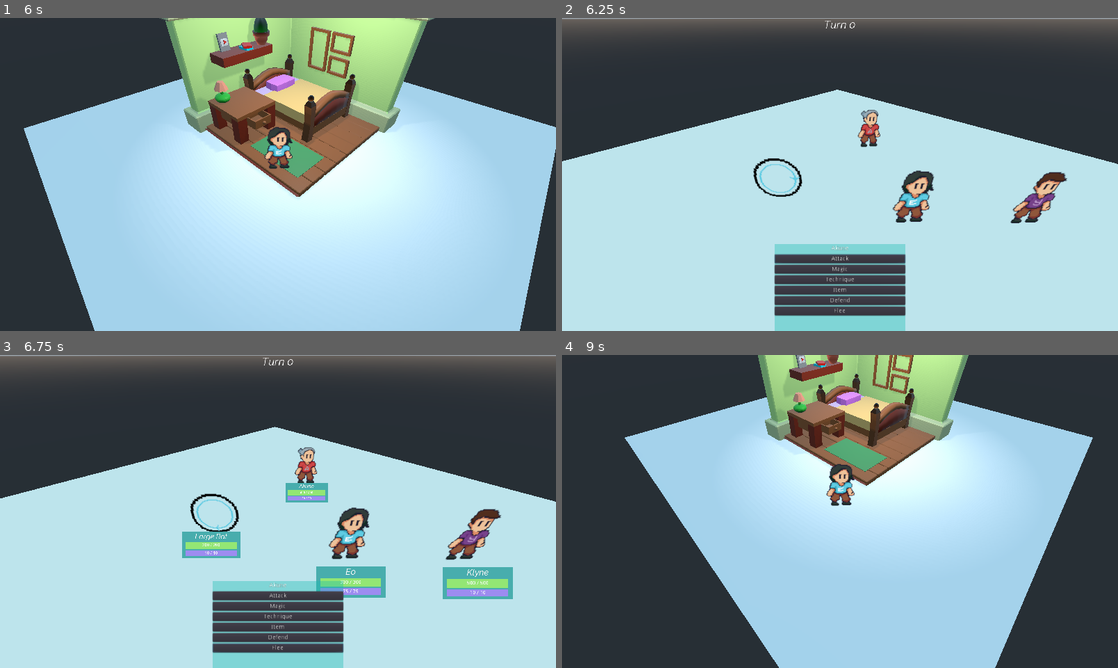
Above: before the commit, frames 1-4 (two rows, left to right).
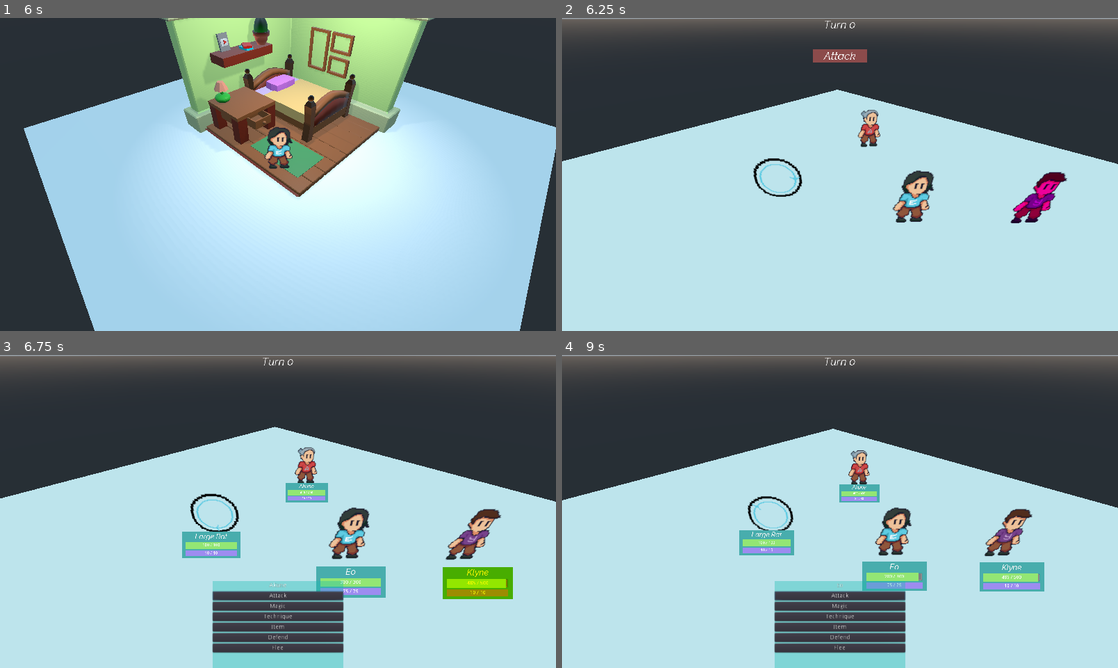
Above: after the commit, the same moments.

Repository: avsecam/aob
Game: Godot game, scene res://Scenes/Main.tscn
Two runs of this game, one before a commit and one after it. Both use one fixed random seed, a clock stepped at 60 frames per second and the inputs below.
Inputs:
- Up to frame 1 (6 s): tap Enter (ui_accept) at 0.5, 0.77, 1.52, 3.02, 3.77, 4.52, 5 s; hold Right (ui_right) 0.53-1.28 s; hold Shift (sprint) 0.53-1.28 s; hold Down (ui_down) 1.28-2.03 s; tap Shift (sprint) every 1.5 s from 1.35 to 5.85 s; hold Right (ui_right) 2.03-2.78 s; hold Shift (sprint) 2.03-2.78 s; hold Up (ui_up) 2.78-3.53 s; hold Shift (sprint) 3.53-4.28 s; hold Left (ui_left) 3.53-5.03 s; hold Down (ui_down) 5.03-5.78 s; hold Shift (sprint) 5.03-5.78 s; hold Right (ui_right) from 5.78 s (still down)
- Up to frame 2 (6.25 s): keep holding Right (ui_right); tap Enter (ui_accept) at 6.02 s
- Up to frame 3 (6.75 s): release Right (ui_right) at 6.53 s; hold Up (ui_up) from 6.53 s (still down); hold Shift (sprint) from 6.53 s (still down)
- Up to frame 4 (9 s): tap Enter (ui_accept) at 6.77, 7.52 s; release Up (ui_up) at 7.28 s; release Shift (sprint) at 7.28 s; hold Right (ui_right) 7.28-8.03 s; tap Shift (sprint) at 7.35, 8.85 s; hold Down (ui_down) 8.03-8.78 s; hold Shift (sprint) 8.03-8.78 s; hold Left (ui_left) from 8.78 s (still down)

Frame 1 is identical in both runs. In frame 2, 7.6% of the frame differs, in the area x 38-91%, y 10-100%; in frame 3, 1.4%; in frame 4, 73%, in the area x 0-100%, y 0-100%.

Commit message:
Enable enemy to attack first

Diff:
--- a/Scenes/Battle/Battle.gd
+++ b/Scenes/Battle/Battle.gd
@@ -35,6 +35,9 @@
 	combatOptions.connect("subContainerClosed", self, "_unset_suboptions_signals")
 	_set_options_signals()
 	_set_suboptions_signals()
+
+	if !currentCharacterPosition.get_child(0).isHero:
+		currentCharacterPosition.get_child(0).action()
 
 
 func _enter_target_select(info: Dictionary, selectedTargets: Array = []):
--- a/Scenes/Battle/CombatOptions.gd
+++ b/Scenes/Battle/CombatOptions.gd
@@ -41,8 +41,8 @@
 		var newButton: ActionButton
 		for item in array:
 			newButton = ActionButton.new()
-			newButton.text = item
-			newButton.action = Utils.find_action(item)
+			newButton.text = item[0]
+			newButton.action = Utils.find_action(item[0])
 			subContainer.get_node("Buttons").add_child(newButton)
 		_set_focus_neighbors($SubContainer/Buttons)
 		subContainerButtons = subContainer.get_node("Buttons").get_children()
--- a/Scenes/Character/Enemy/LargeRat.tres
+++ b/Scenes/Character/Enemy/LargeRat.tres
@@ -1,21 +1,24 @@
 [gd_resource type="Resource" load_steps=2 format=2]
 
-[ext_resource path="res://Scenes/Character/CharacterStats.gd" type="Script" id=1]
+[ext_resource path="res://Scenes/Character/Enemy/EnemyStats.gd" type="Script" id=1]
 
 [resource]
 script = ExtResource( 1 )
 characterName = "Large Rat"
 level = 1
-maxHealth = 200
+maxHealth = 100
 maxResource = 10
-attackPhys = 20
-attackElem = 5
-defensePhys = 15
-defenseElem = 15
-resilience = 10
-speed = 25
-evasion = 0
-critMultiplier = 1.2
-critChance = 0.5
+attackPhys = 30
+attackElem = 10
+defensePhys = 10
+defenseElem = 10
+resilience = 15
+speed = 30
+evasion = 50
+critMultiplier = 1.5
+critChance = 1.0
 magics = [  ]
 techniques = [  ]
+xpGain = 50
+weaknesses = [  ]
+resistances = [  ]
--- a/Scenes/Character/Hero/Hero.gd
+++ b/Scenes/Character/Hero/Hero.gd
@@ -5,4 +5,6 @@
 func _ready():
 	characterStats = load(GameData.heroStatsPaths[name])
 	characterStats.ready()
-	characterStats.magics.append("Fireball")
+	characterStats.magics = [
+		["fireball", 0]
+	]
